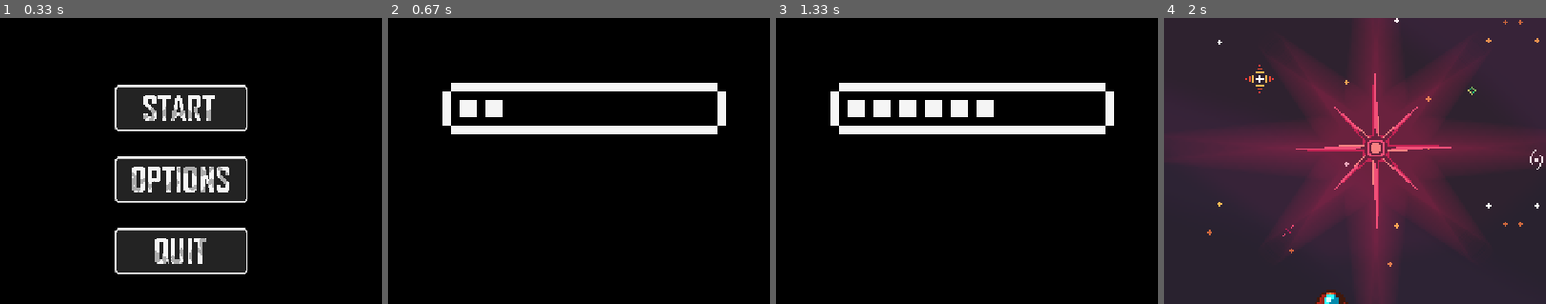
Above: before the commit, frames 1-4 (left to right).
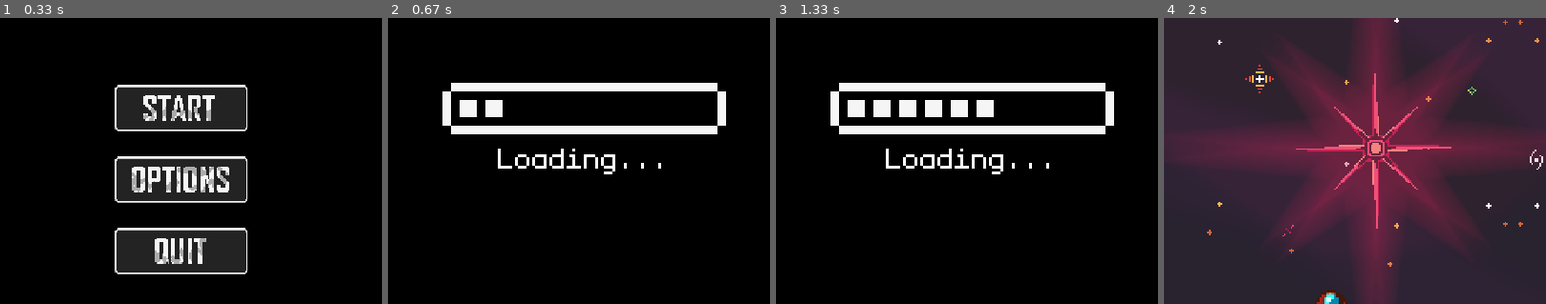
Above: after the commit, the same moments.

Repository: lwohh/Galactic-Invasion-PyGame-Project
Game: pygame game, started from assets/merged_game.py
Same seed, same stepped clock (60 frames per second), same inputs: the game is played once before the commit and once after it.
Inputs (mouse positions are % of the whole screen's width and height, from its top left):
- Up to frame 1 (0.33 s): no input
- Up to frame 2 (0.67 s): click (50, 50) at 0.38 s
- Up to frame 3 (1.33 s): no input
- Up to frame 4 (2 s): no input
The pictures show only the part of the screen within x 24-74%, y 34-84%; the shares and areas given below are measured in that part.

Frame 1 is identical in both runs. In frame 2, 0.8% of the frame differs, in the area x 28-72%, y 45-55%; in frame 3, 0.8%; in frame 4, nothing differs.

Commit message:
loading text

Diff:
--- a/assets/merged_game.py
+++ b/assets/merged_game.py
@@ -809,6 +809,10 @@
     loading_group = pygame.sprite.Group()
     loading_group.add(loading_animate())
 
+    loading_font = pygame.font.Font("monogram.ttf", 48)
+    loading_text = loading_font.render("Loading...", False, (255,255,255))
+    loading_rect = loading_text.get_rect(centerx=screen_center,centery=screen_mid + 50)
+
     running = True
     while running:
         keys = pygame.key.get_pressed()
@@ -821,6 +825,8 @@
         loading_group.draw(screen)
         loading_group.update()
 
+        screen.blit(loading_text, loading_rect.topleft)
+
         pygame.display.flip()
         clock.tick(60)
 
Binary file removed: assets/background.jpg
Binary file removed: assets/bullet.png
